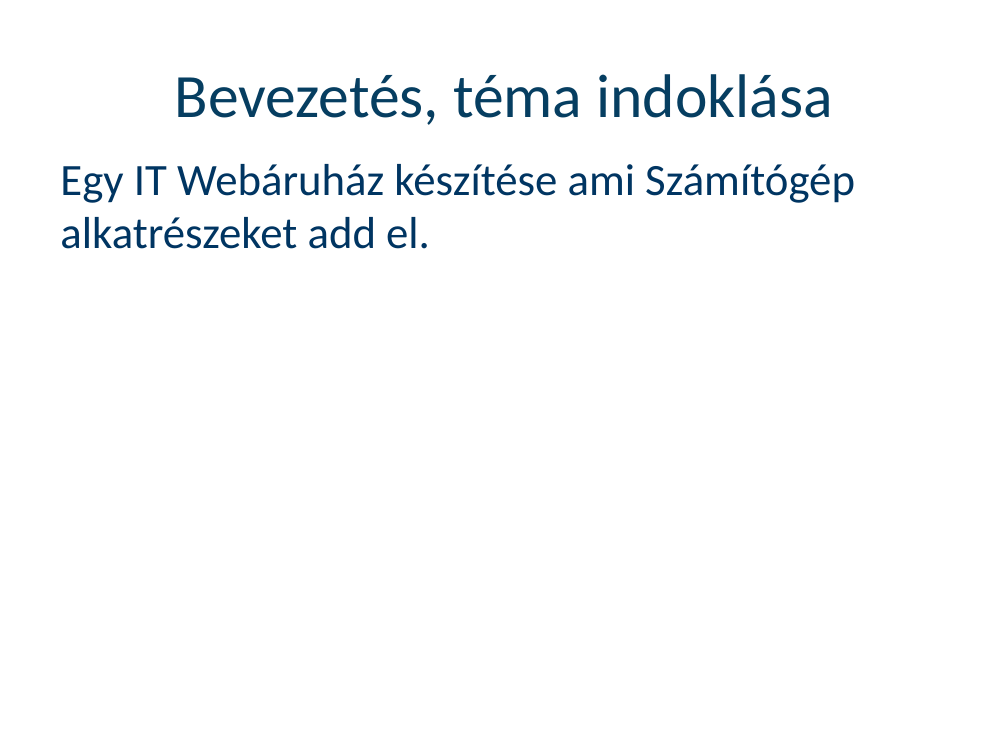
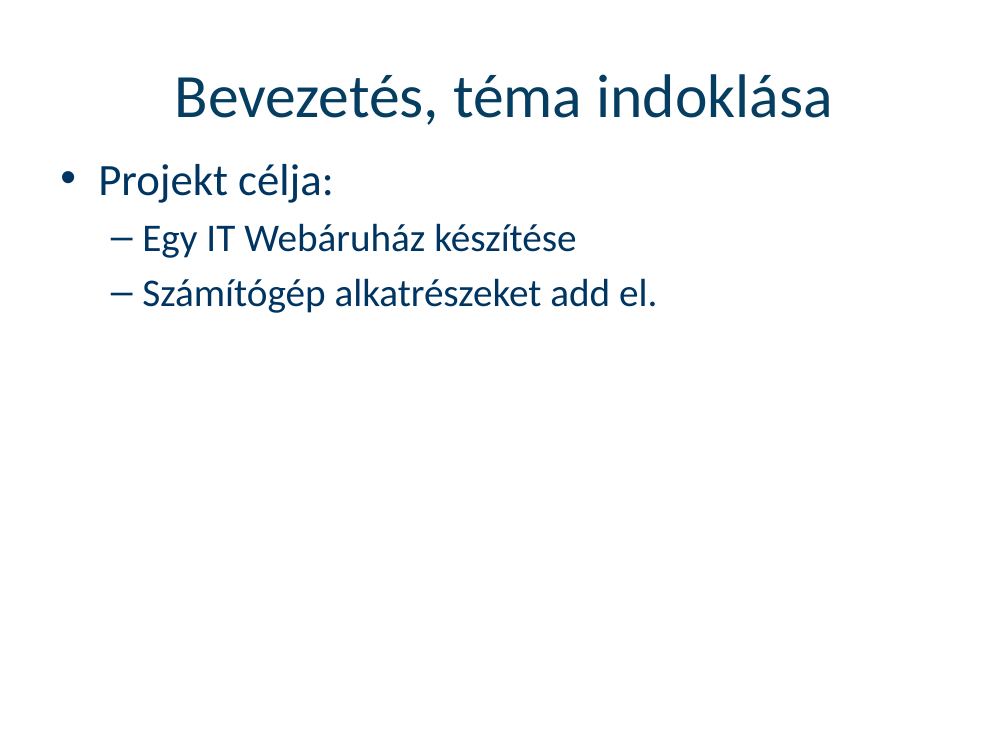
Before and after one commit to Mikihiko01/vedes_ppt, a slide deck: slide 8 of Tellér Ádám Védési ppt sablon minta.pptx (slide 7 before the commit). Drawn at 1008x756 pixels with LibreOffice and Linux fonts; fonts in the diff are those of the drawing; background and template pictures are left out. Boxes give left, top, right and bottom in pixels: in the first picture for what was removed or moved away, otherwise in the second. Text is boxed around its words. In the diff, an @@ line names an element or a change of style, - is before the commit and + after.

```diff
--- a/Tellér Ádám Védési ppt sablon minta.pptx
+++ b/Tellér Ádám Védési ppt sablon minta.pptx
@@ text at [98, 164, 657, 313]: text changed; size 32 to 28 pt @@
-Egy IT Webáruház készítése ami Számítógép alkatrészeket add el.
+• Projekt célja:
+  – Egy IT Webáruház készítése
+  – Számítógép alkatrészeket add el.
```
Also in this commit, not shown: 5 other slides changed, 1 slide added, 1 slide removed.
